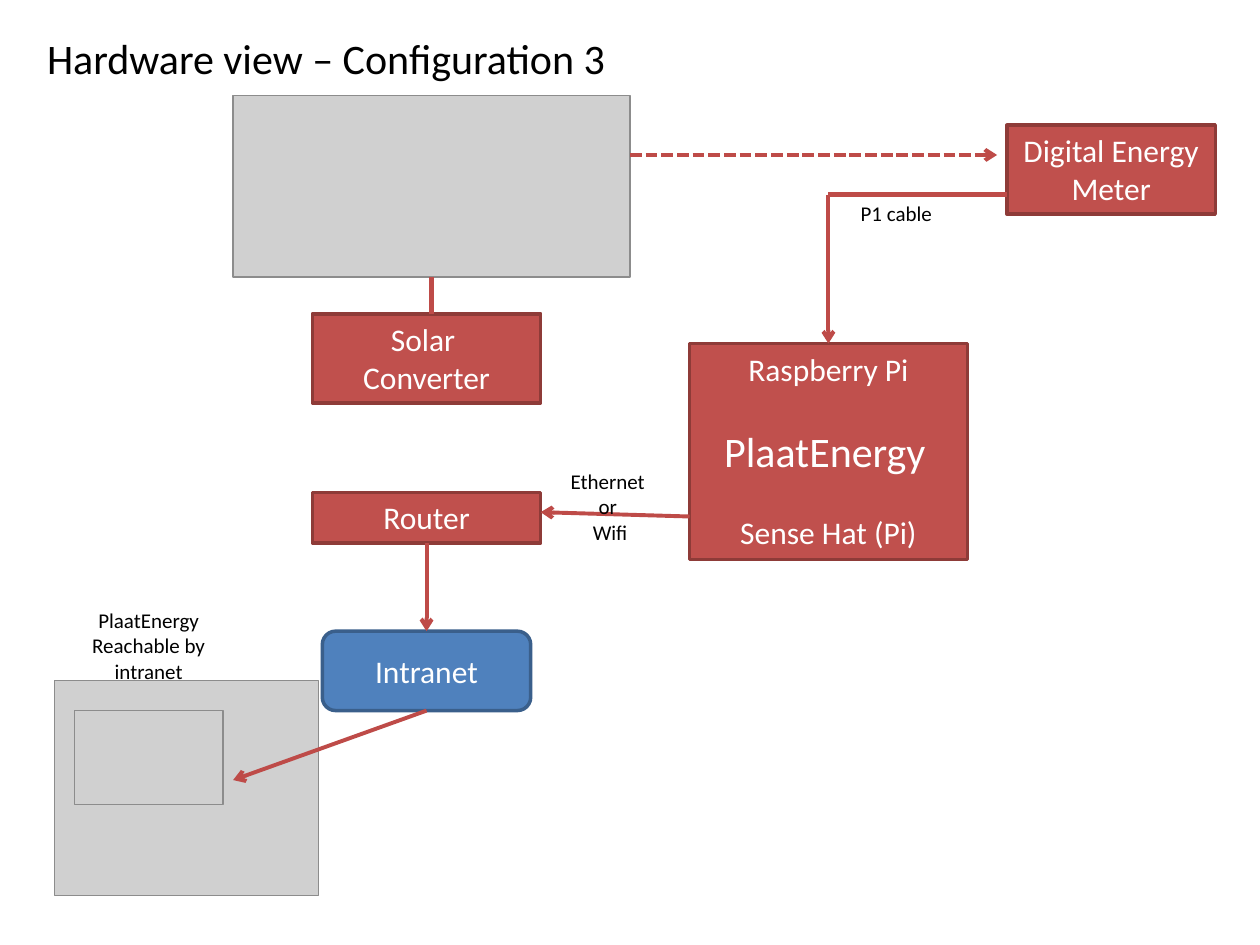
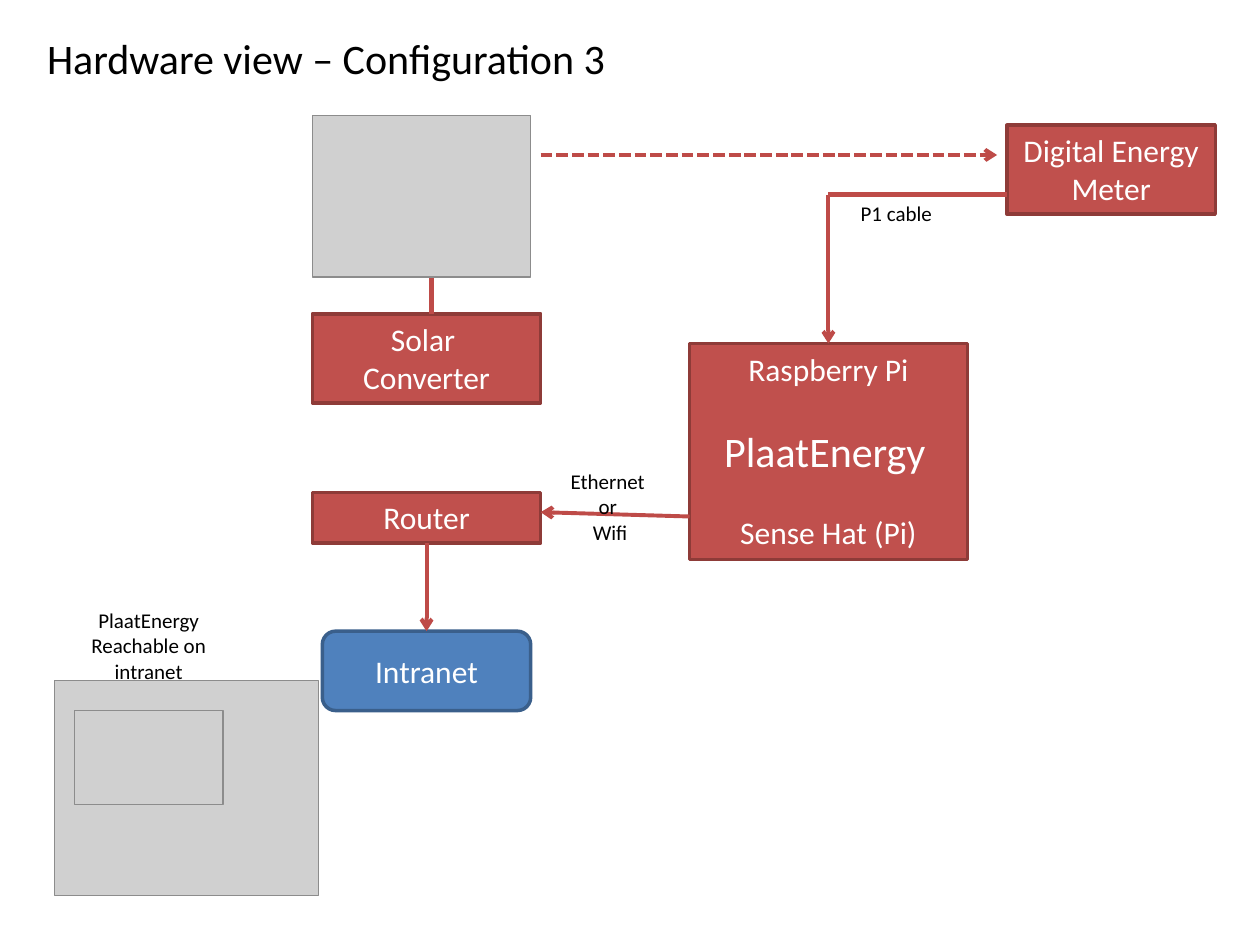
Before and after one commit to plaatsoft/plaatenergy, a slide deck: slide 7 of doc/ppt/PlaatEnergy Design.pptx. Drawn at 1260x945 pixels with LibreOffice and Linux fonts; fonts in the diff are those of the drawing; grey boxes stand for pictures. Boxes give left, top, right and bottom in pixels: in the first picture for what was removed or moved away, otherwise in the second. Text is boxed around its words. In the diff, an @@ line names an element or a change of style, - is before the commit and + after.

Commit message:
Update powerpoint

```diff
--- a/doc/ppt/PlaatEnergy Design.pptx
+++ b/doc/ppt/PlaatEnergy Design.pptx
@@ picture: place and size @@
-picture at (233, 96, 630, 277)
+picture at (312, 116, 530, 277)
@@ arrow moved from (630, 155) - (997, 155) to (541, 155) - (997, 155) @@
@@ text at (91, 638, 206, 653): text changed @@
-Reachable by
+Reachable on
@@ arrow removed from (427, 711) to (233, 780) @@
```
Also in this commit, not shown: 4 other slides changed, 1 slide added, 7 other files.
